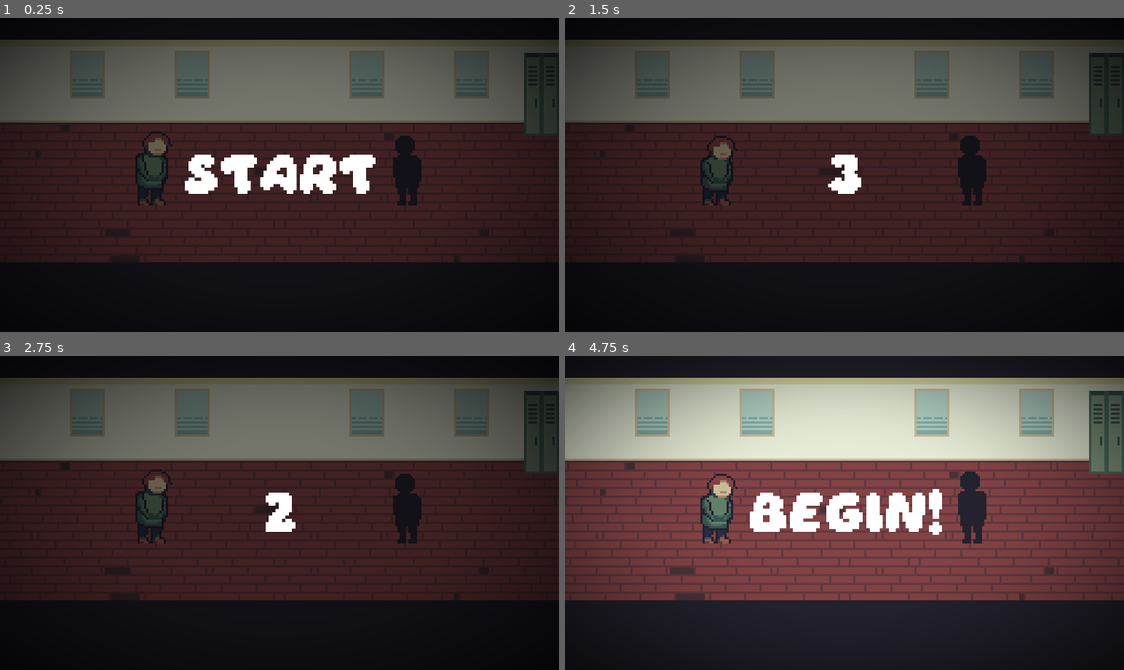
Above: before the commit, frames 1-4 (two rows, left to right).
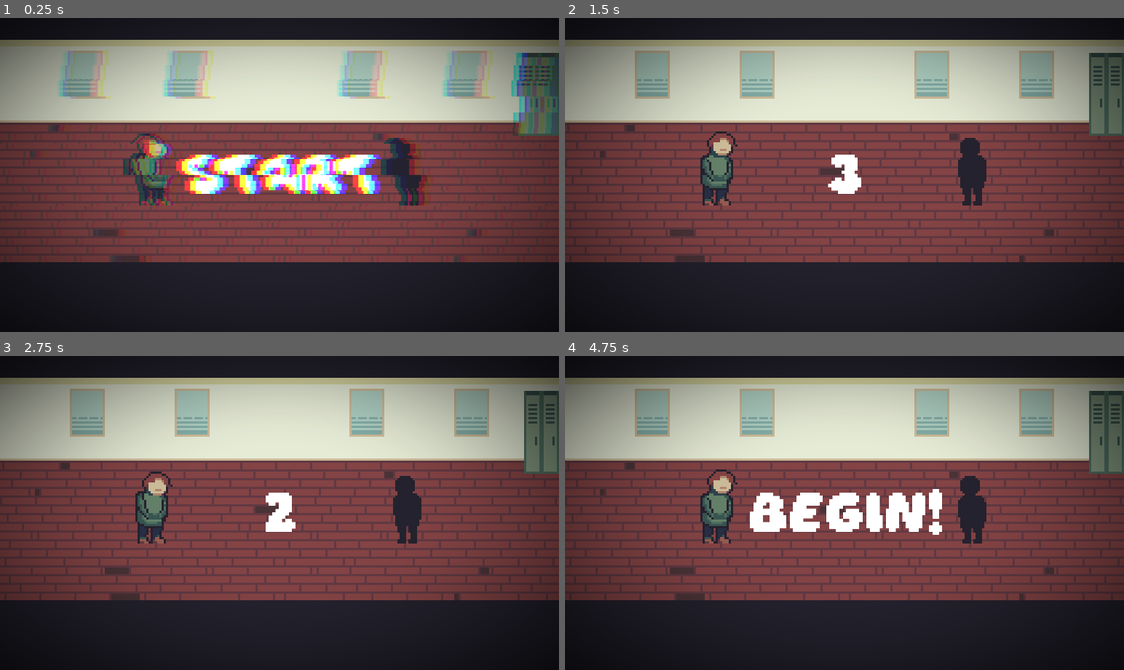
Above: after the commit, the same moments.

Repository: erik-lance/Simons-Day
Game: Godot game, scene res://scenes/freeplay.tscn
The game is run twice, just before and just after one commit, with the same random seed, the same clock (stepped at 60 frames per second) and the same inputs. This scene is started directly instead of the project's main scene.
Inputs:
- Up to frame 1 (0.25 s): no input
- Up to frame 2 (1.5 s): tap Enter at 0.5 s; tap Space (next_dialogue) at 0.6, 1.35 s
- Up to frame 3 (2.75 s): tap Space (next_dialogue) at 2.1 s
- Up to frame 4 (4.75 s): tap Space (next_dialogue) at 2.85, 3.6, 4.35 s

The runs differ from the first frame. In frame 1, 69% of the frame differs, in the area x 0-100%, y 6-78%; in frame 2, 69%; in frame 3, 69%; in frame 4, 0.6%.

Commit message:
Added glitch shader
Credit to Yui Kinomoto @arlez80

Diff:
--- a/scenes/freeplay.tscn
+++ b/scenes/freeplay.tscn
@@ -13,6 +13,69 @@
 
 [sub_resource type="DynamicFont" id=1]
 font_data = ExtResource( 5 )
+
+[sub_resource type="Shader" id=6]
+code = "/*
+	Glitch Effect Shader by Yui Kinomoto @arlez80
+
+	MIT License
+*/
+
+shader_type canvas_item;
+
+// 振動の強さ
+uniform float shake_power = 0.03;
+// 振動率
+uniform float shake_rate : hint_range( 0.0, 1.0 ) = 0.2;
+// 振動速度
+uniform float shake_speed = 5.0;
+// 振動ブロックサイズ
+uniform float shake_block_size = 30.5;
+// 色の分離率
+uniform float shake_color_rate : hint_range( 0.0, 1.0 ) = 0.01;
+
+float random( float seed )
+{
+	return fract( 543.2543 * sin( dot( vec2( seed, seed ), vec2( 3525.46, -54.3415 ) ) ) );
+}
+
+void fragment( )
+{
+	float enable_shift = float(
+		random( trunc( TIME * shake_speed ) )
+	<	shake_rate
+	);
+
+	vec2 fixed_uv = SCREEN_UV;
+	fixed_uv.x += (
+		random(
+			( trunc( SCREEN_UV.y * shake_block_size ) / shake_block_size )
+		+	TIME
+		) - 0.5
+	) * shake_power * enable_shift;
+
+	vec4 pixel_color = textureLod( SCREEN_TEXTURE, fixed_uv, 0.0 );
+	pixel_color.r = mix(
+		pixel_color.r
+	,	textureLod( SCREEN_TEXTURE, fixed_uv + vec2( shake_color_rate, 0.0 ), 0.0 ).r
+	,	enable_shift
+	);
+	pixel_color.b = mix(
+		pixel_color.b
+	,	textureLod( SCREEN_TEXTURE, fixed_uv + vec2( -shake_color_rate, 0.0 ), 0.0 ).b
+	,	enable_shift
+	);
+	COLOR = pixel_color;
+}
+"
+
+[sub_resource type="ShaderMaterial" id=7]
+shader = SubResource( 6 )
+shader_param/shake_power = 0.03
+shader_param/shake_rate = 0.005
+shader_param/shake_speed = 1.5
+shader_param/shake_block_size = 20.0
+shader_param/shake_color_rate = 0.01
 
 [sub_resource type="Shader" id=4]
 code = "shader_type canvas_item;
@@ -124,6 +187,9 @@
 
 [node name="Simon" parent="." instance=ExtResource( 2 )]
 
+[node name="AnimatedSprite" parent="Simon" index="0"]
+frame = 1
+
 [node name="Challenger" type="Node2D" parent="."]
 position = Vector2( 186, 70 )
 script = ExtResource( 10 )
@@ -132,7 +198,7 @@
 position = Vector2( 0, 0 )
 
 [node name="AnimatedSprite" parent="Challenger/Unknown" index="0"]
-frame = 5
+frame = 2
 flip_h = true
 
 [node name="TypeHandler" parent="." instance=ExtResource( 6 )]
@@ -140,6 +206,7 @@
 [node name="Intro" type="CanvasLayer" parent="."]
 
 [node name="ColorRect" type="ColorRect" parent="Intro"]
+visible = false
 anchor_right = 1.0
 anchor_bottom = 1.0
 color = Color( 0, 0, 0, 0.501961 )
@@ -165,6 +232,11 @@
 "_edit_use_anchors_": false
 }
 
+[node name="Glitch" type="ColorRect" parent="Intro"]
+material = SubResource( 7 )
+anchor_right = 1.0
+anchor_bottom = 1.0
+
 [node name="ShaderEffects" type="ColorRect" parent="Intro"]
 material = SubResource( 5 )
 anchor_right = 1.0
Not shown: 1 places in scenes/freeplay.tscn that only renumber resources
